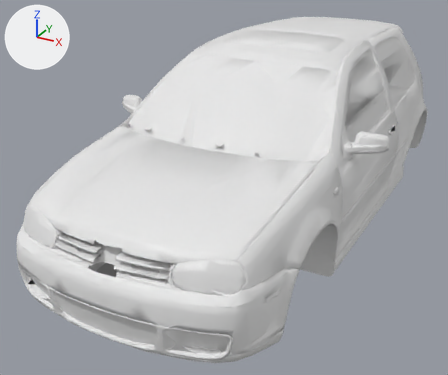
Renders of the Blender file assets/source/eshell/protoHatch/protoHatch.blend from each side of a commit.
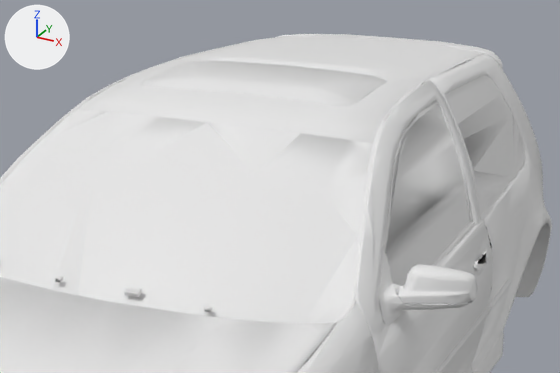
The first picture shows the older version from a 50 mm camera at (1.86, -4.17, 2.24) aimed at (-0.22, -0.39, 0.35). The close-ups show the older and then the newer version on the part from 34% to 96% of the width and 0% to 50% of the height of that picture. Only the edits that show in the close-ups are written down. Lighting does not change. The marker at upper left points along +X, +Y and +Z.

Names of what the first close-up shows: 'protoHatch.Body'.
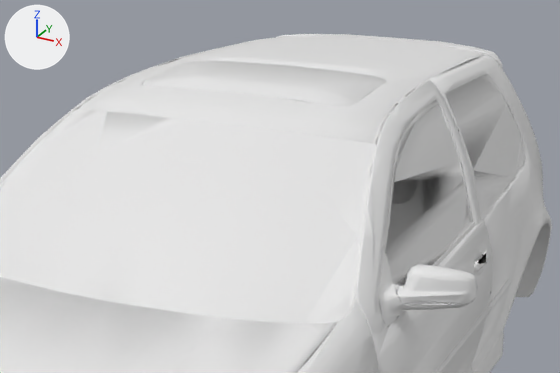
What differs and where, as boxes (x1, y1, x2, y2) in the close-ups (560 x 373 px; the box of a moved part takes in the faces that stretch with it):
part 1 of me_protohatch_body, deleted: before (55, 276, 213, 312)
part 2 of me_protohatch_body, moved or reshaped: before (26, 36, 552, 373); after (26, 35, 552, 373)

The change, as a diff of the scene's bpy script:
```diff
--- a/assets/source/eshell/protoHatch/protoHatch.blend.py
+++ b/assets/source/eshell/protoHatch/protoHatch.blend.py
@@ me_protohatch_body @@
 # used by ob_protohatch_body; location = (0.0, 0.0, 0.0)
-me_protohatch_body.from_pydata(...)  # 9420 vertices, 16937 faces; spans x -1.02..1.02, y -2.14..2.03, z 0.14..1.41
+me_protohatch_body.from_pydata(...)  # 9396 vertices, 16937 faces; spans x -1.02..1.02, y -2.14..2.03, z 0.14..1.41
+# me_protohatch_body part 1: 11 loose pieces with 96 vertices, spanning x -0.69..0.74, y -1.12..-0.42, z 0.8..1.24, are deleted
+# me_protohatch_body part 2: 113 vertices moved within x -1.01..1.02, y -2.1..2.02, z 0.14..1.4; 563 vertices removed from x -1.01..1.01, y -2.11..2.02, z 0.14..1.4; 635 vertices added at x -1.01..1.01, y -2.11..2.02, z 0.14..1.4
 me_protohatch_body.materials.append(mat_black)
```
